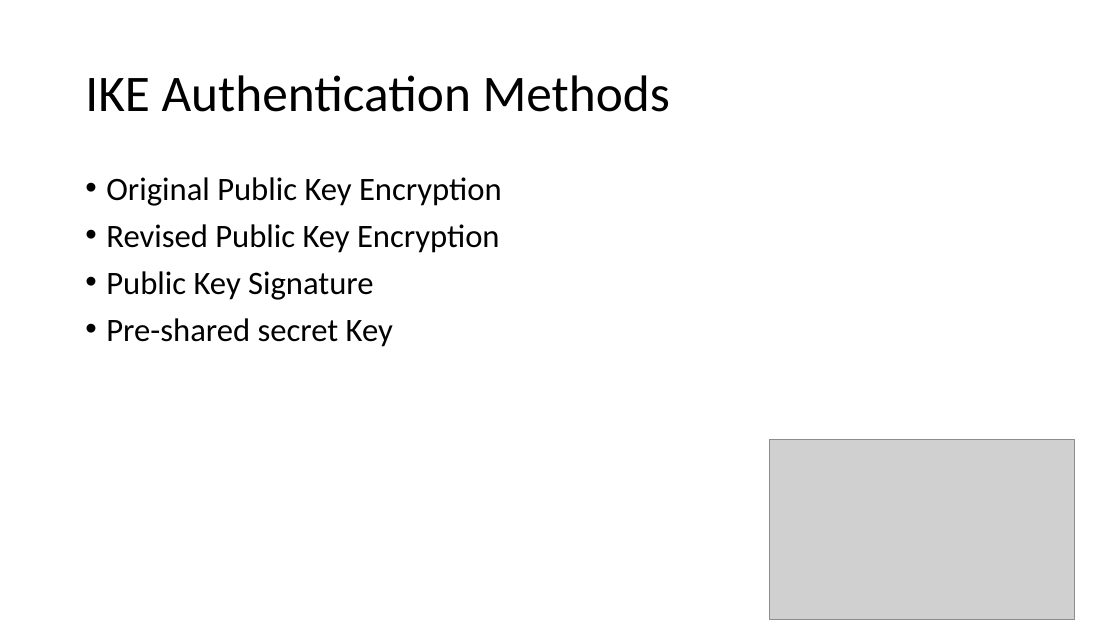
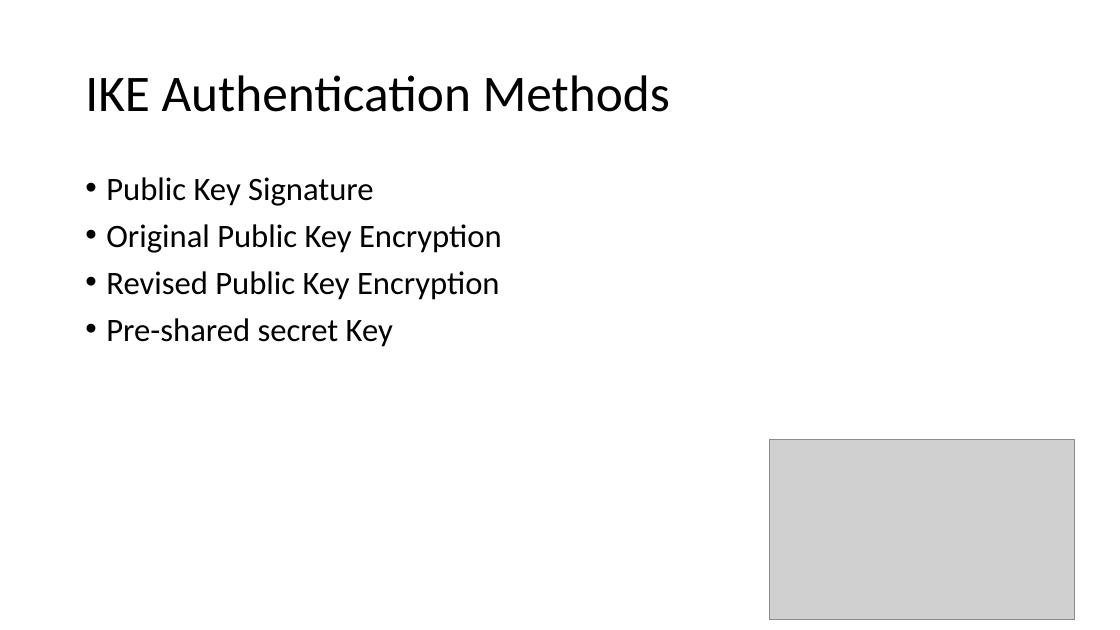
Before and after one commit to ndbellew/AppliedCryptography, a slide deck: slide 7 of Assignments/InternetKeyExchange/Internet Key Exchange.pptx. Drawn at 1120x630 pixels with LibreOffice and Linux fonts; fonts in the diff are those of the drawing; grey boxes stand for pictures. Boxes give left, top, right and bottom in pixels: in the first picture for what was removed or moved away, otherwise in the second. Text is boxed around its words. In the diff, an @@ line names an element or a change of style, - is before the commit and + after.

```diff
--- a/Assignments/InternetKeyExchange/Internet Key Exchange.pptx
+++ b/Assignments/InternetKeyExchange/Internet Key Exchange.pptx
@@ text at [106,177,373,206]: paragraph added @@
+• Public Key Signature
@@ text at [106,271,373,300]: paragraph removed @@
-• Public Key Signature
```
Also in this commit, not shown: 5 other slides changed, 6 slides added, 4 slides removed.
